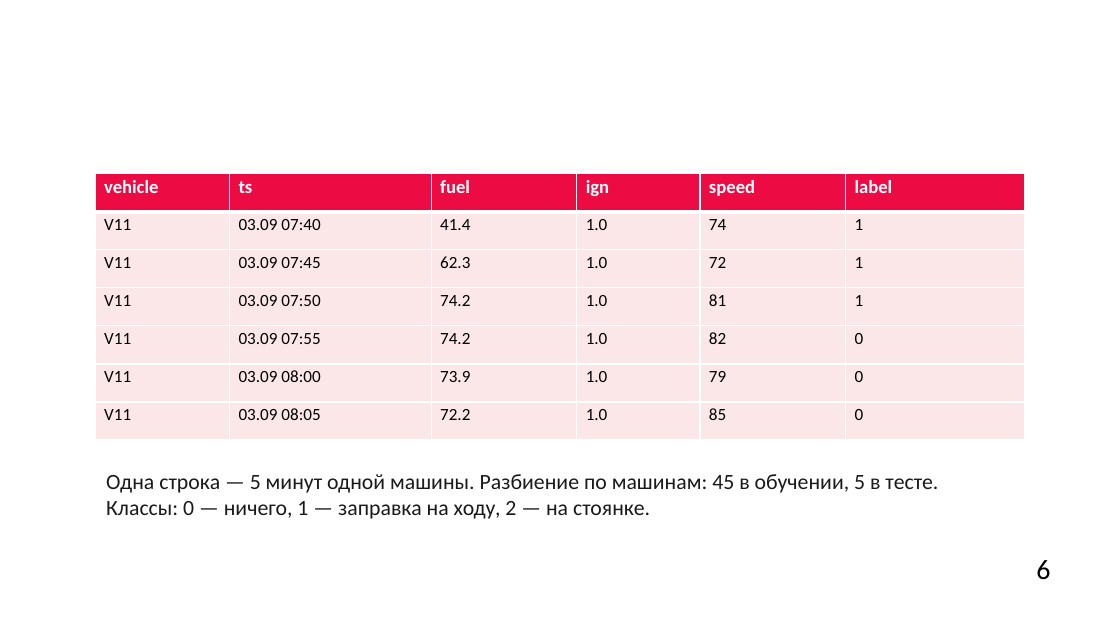
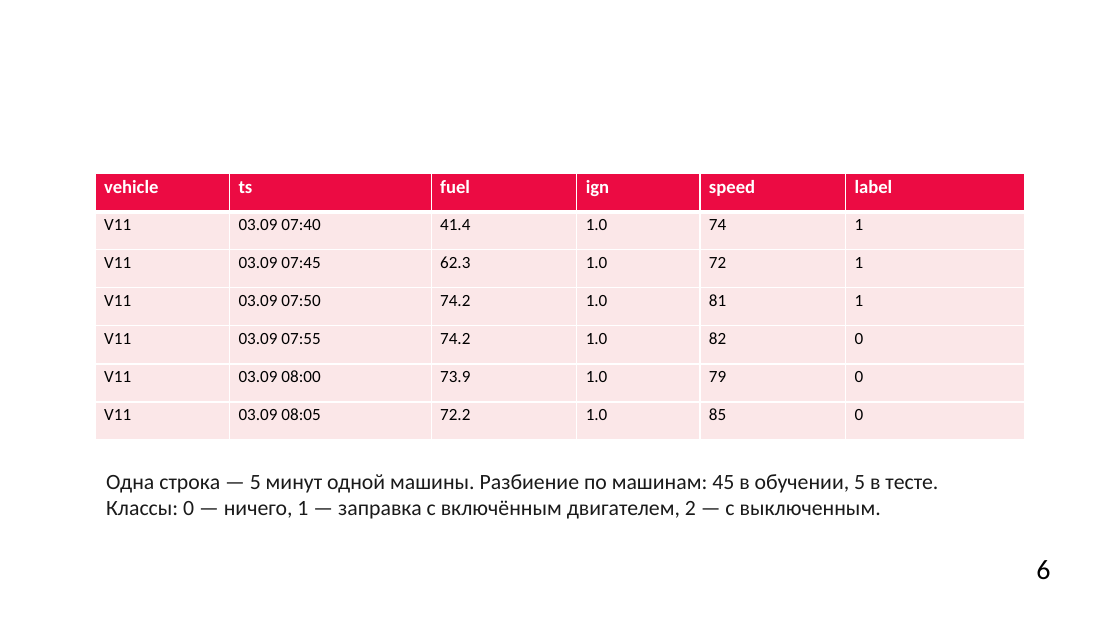
Before and after one commit to hehehelp123/fuel-refuel-lab, a slide deck: slide 6 of Лаба_заправки.pptx. Drawn at 1120x630 pixels with LibreOffice and Linux fonts; fonts in the diff are those of the drawing; background and template pictures are left out. Boxes give left, top, right and bottom in pixels: in the first picture for what was removed or moved away, otherwise in the second. Text is boxed around its words. In the diff, an @@ line names an element or a change of style, - is before the commit and + after.

Commit message:
Терминология классов: заправки с включённым и выключенным двигателем

```diff
--- a/Лаба_заправки.pptx
+++ b/Лаба_заправки.pptx
@@ text at [106,474,938,519]: text changed @@
-Одна строка — 5 минут одной машины. Разбиение по машинам: 45 в обучении, 5 в тесте. Классы: 0 — ничего, 1 — заправка на ходу, 2 — на стоянке.
+Одна строка — 5 минут одной машины. Разбиение по машинам: 45 в обучении, 5 в тесте. Классы: 0 — ничего, 1 — заправка с включённым двигателем, 2 — с выключенным.
```
Also in this commit, not shown: 4 other slides changed, 11 other files.
